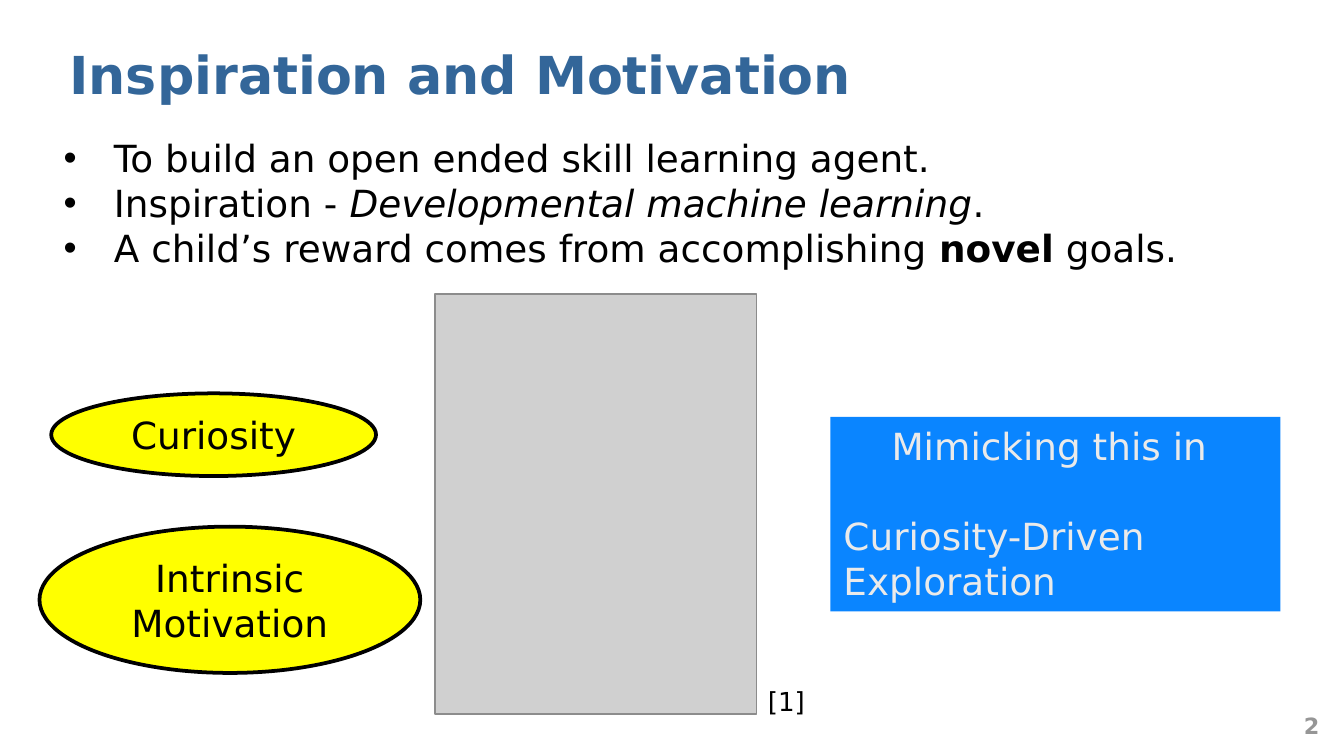
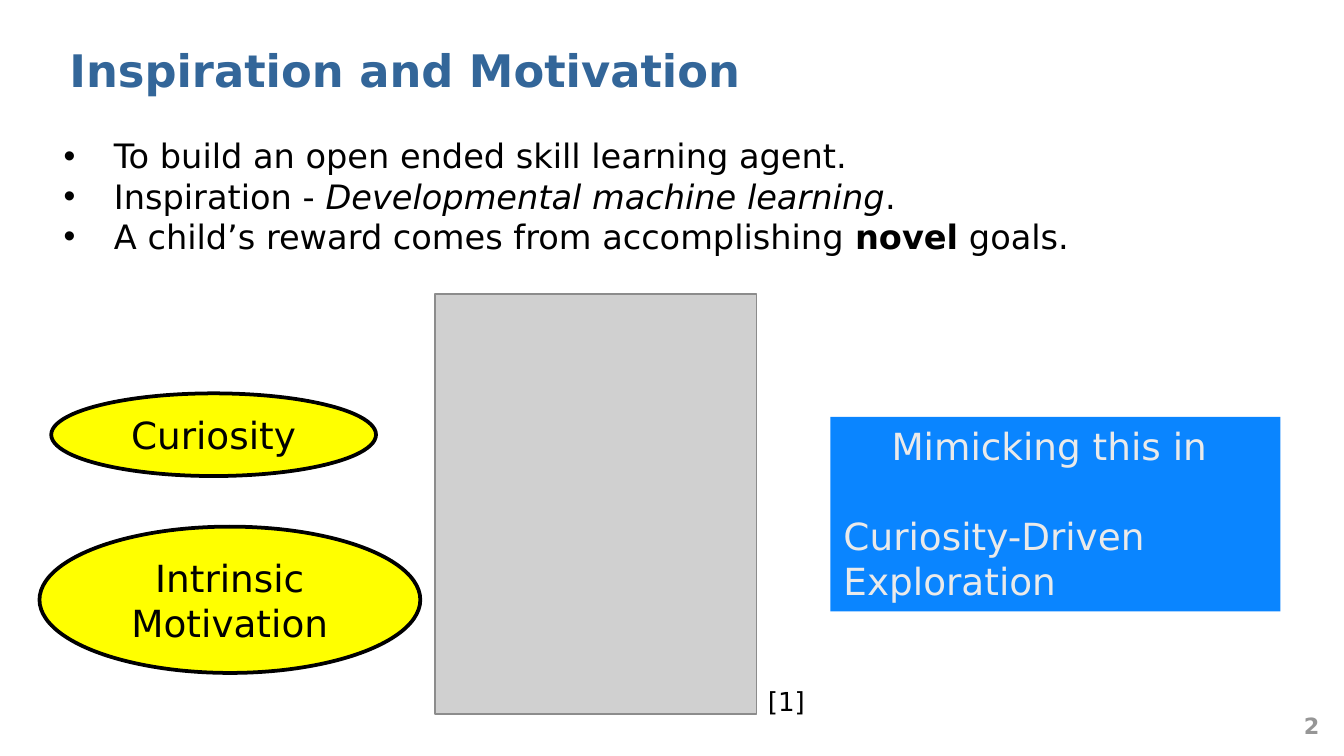
Before and after one commit to abduskhazi/deep-reinforcement-learning-seminar, a slide deck: slide 2 of presentation.pptx. Drawn at 1344x756 pixels with LibreOffice and Linux fonts; fonts in the diff are those of the drawing; grey boxes stand for pictures. Boxes give left, top, right and bottom in pixels: in the first picture for what was removed or moved away, otherwise in the second. Text is boxed around its words. In the diff, an @@ line names an element or a change of style, - is before the commit and + after.

```diff
--- a/presentation.pptx
+++ b/presentation.pptx
@@ title "Inspiration and Motivation" at box(69, 53, 740, 97): size 28 to 24 pt @@
@@ text "To build an open ended ..." at box(114, 142, 1069, 256): size 20 to 18 pt @@
```
Also in this commit, not shown: 14 other slides changed.
